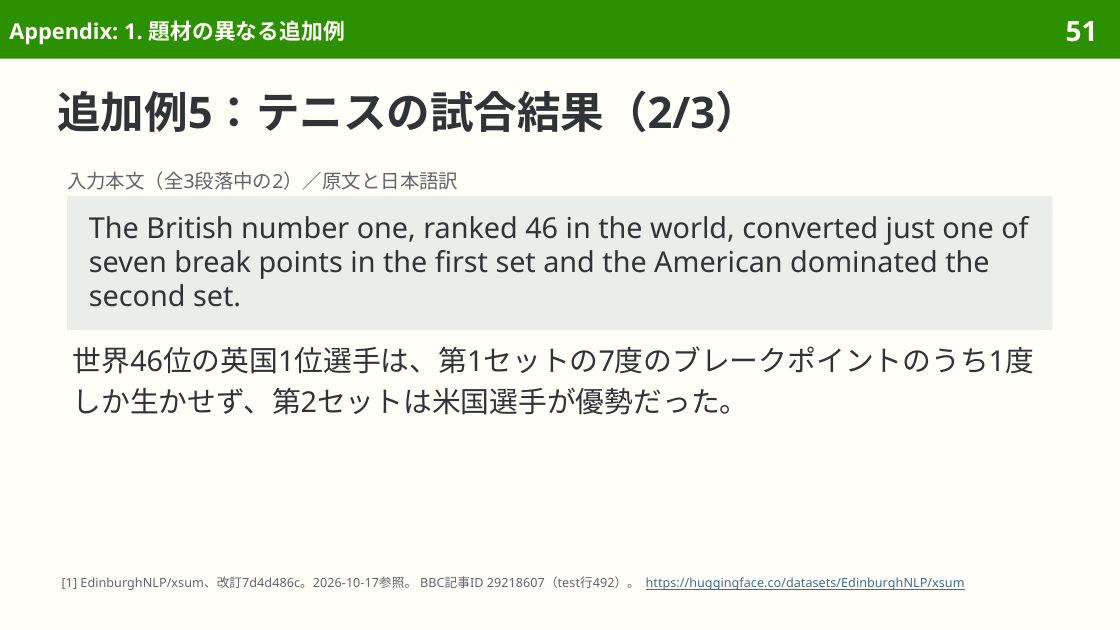
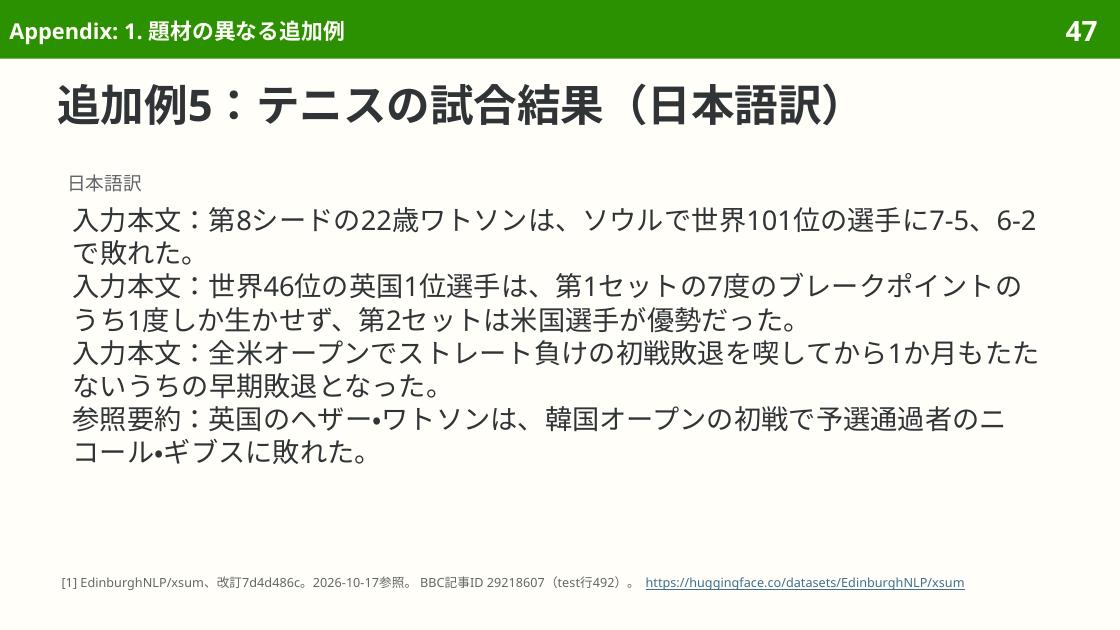
Before and after one commit to sasakiy84/datasets-in-10-minutes, a slide deck: slide 47 of slides/datasets-in-10-minutes-xsum.pptx (slide 51 before the commit). Drawn at 1120x630 pixels with LibreOffice and Linux fonts; fonts in the diff are those of the drawing. Boxes give left, top, right and bottom in pixels: in the first picture for what was removed or moved away, otherwise in the second. Text is boxed around its words. In the diff, an @@ line names an element or a change of style, - is before the commit and + after.

Commit message:
Reflow xsum examples with complete originals first

```diff
--- a/slides/datasets-in-10-minutes-xsum.pptx
+++ b/slides/datasets-in-10-minutes-xsum.pptx
@@ page number at box(1066, 21, 1098, 41): text changed @@
-51
+47
@@ title at box(57, 83, 865, 125): text changed @@
-追加例5：テニスの試合結果（2/3）
+追加例5：テニスの試合結果（日本語訳）
@@ text at box(67, 174, 142, 192): text changed; size 12.5 to 12 pt @@
-入力本文（全3段落中の2）／原文と日本語訳
+日本語訳
@@ rectangle removed at box(67, 196, 1053, 330) @@
-The British number one, ranked 46 in the world, converted just one of seven break points in the first set and the American dominated the second set.
@@ text added at box(73, 207, 1040, 464), 17.5 pt, text #303437 @@
+入力本文：第8シードの22歳ワトソンは、ソウルで世界101位の選手に7-5、6-2で敗れた。
+入力本文：世界46位の英国1位選手は、第1セットの7度のブレークポイントのうち1度しか生かせず、第2セットは米国選手が優勢だった。
+入力本文：全米オープンでストレート負けの初戦敗退を喫してから1か月もたたないうちの早期敗退となった。
+参照要約：英国のヘザー・ワトソンは、韓国オープンの初戦で予選通過者のニコール・ギブスに敗れた。
@@ text removed at box(73, 346, 1034, 415) @@
-世界46位の英国1位選手は、第1セットの7度のブレークポイントのうち1度しか生かせず、第2セットは米国選手が優勢だった。
```
Also in this commit, not shown: 25 other slides changed, 9 slides removed, 9 other files.
